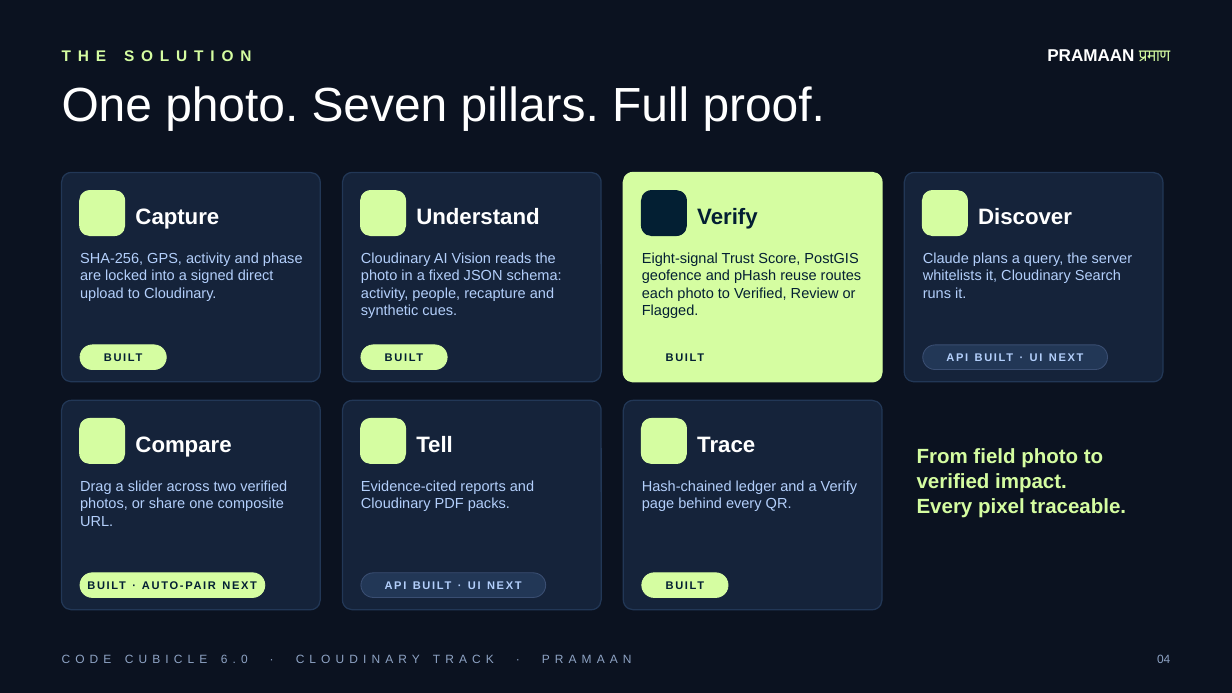
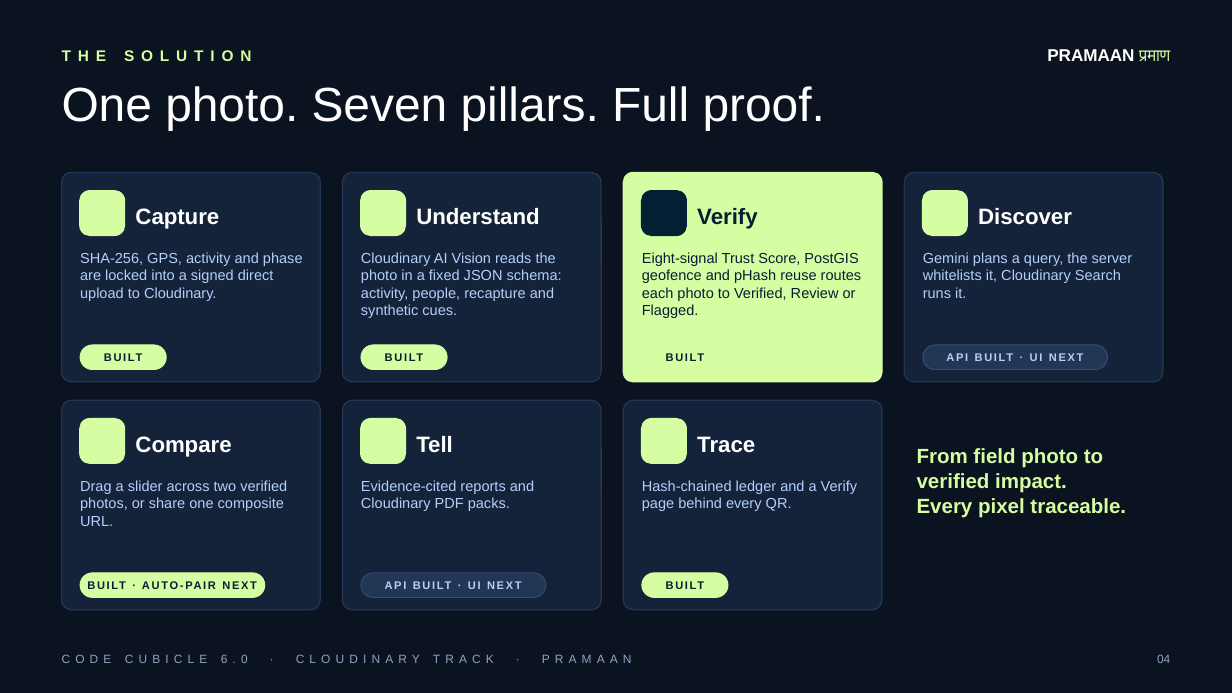
Before and after one commit to Shambhavi500/Pramaan, a slide deck: slide 4 of pitch/Pramaan_Pitch_Deck.pptx. Drawn at 1232x693 pixels with LibreOffice and Linux fonts; fonts in the diff are those of the drawing; background and template pictures are left out. Boxes give left, top, right and bottom in pixels: in the first picture for what was removed or moved away, otherwise in the second. Text is boxed around its words. In the diff, an @@ line names an element or a change of style, - is before the commit and + after.

Commit message:
Move story and search routes to Gemini and drop the old LLM SDK
The story synthesis and search planner routes now use the shared
generateStructured() Gemini helper, so the whole app runs on one
LLM provider and one API key. Docs, UI copy, the pitch deck, env
example and CI are updated to match; local tooling config is no
longer tracked.

```diff
--- a/pitch/Pramaan_Pitch_Deck.pptx
+++ b/pitch/Pramaan_Pitch_Deck.pptx
@@ text at bbox=[923, 252, 1132, 298]: text changed @@
-Claude plans a query, the server whitelists it, Cloudinary Search runs it.
+Gemini plans a query, the server whitelists it, Cloudinary Search runs it.
```
Also in this commit, not shown: 3 other slides changed, 41 other files.
